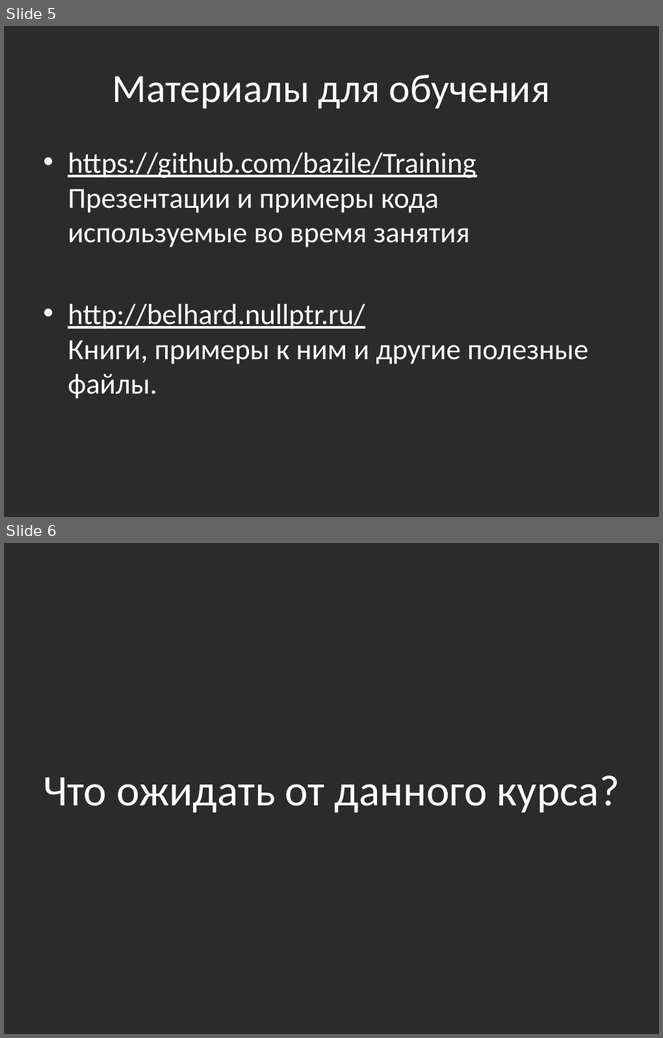
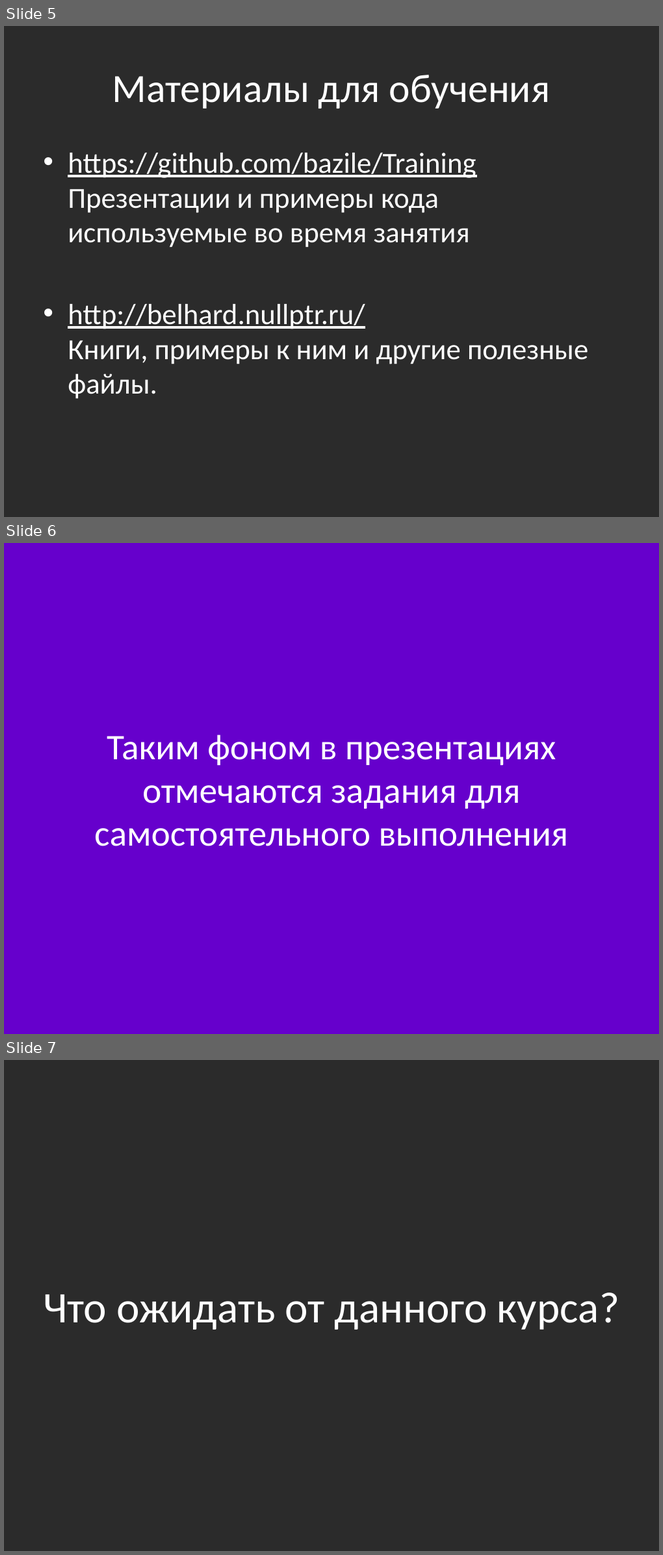
Before and after one commit to bazile/Training, a slide deck: Presentation/intro.pptx. Shown one above the other, each under a label of ours: slides 5 and 6 before the commit, slides 5, 6 and 7 after it. The pictures are 663x1038 and 663x1555 pixels, drawn with LibreOffice and Linux fonts; fonts in the diff are those of the drawing; background and template pictures are left out; a plain dark background stands for a picture behind light text. Boxes give left, top, right and bottom in pixels: in the first picture for what was removed or moved away, otherwise in the second. Text is boxed around its words. In the diff, an @@ line names an element or a change of style, - is before the commit and + after.

```diff
--- a/Presentation/intro.pptx
+++ b/Presentation/intro.pptx
@@ slide 6 added at bbox=[4, 543, 659, 1034], background #6600CC @@
@@ title added at bbox=[94, 735, 569, 847], 39.6 pt, text #FFFFFF @@
+Таким фоном в презентациях отмечаются задания для самостоятельного выполнения
@@ what was slide 6 is now slide 7 @@
```
Also in this commit, not shown: 1 slide changed, 21 other files.
